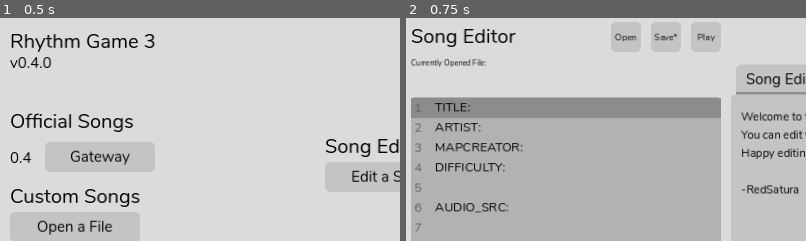
Above: before the commit, frames 1-2 (left to right).
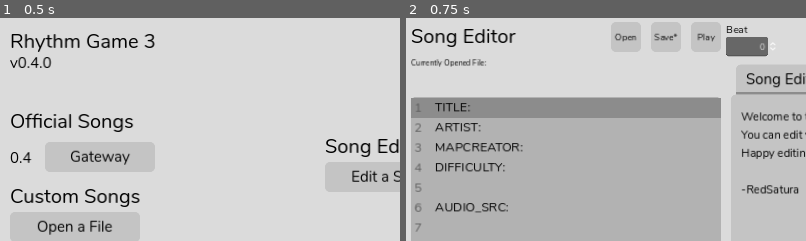
Above: after the commit, the same moments.

Repository: RedSatura/rhythm-game-3
Game: Godot game, scene res://scenes/title/title_screen.tscn
The game is run twice, just before and just after one commit, with the same random seed, the same clock (stepped at 60 frames per second) and the same inputs.
Inputs:
- Up to frame 1 (0.5 s): no input
- Up to frame 2 (0.75 s): click "Edit a Song" at 0.5 s
The pictures show only the part of the screen within x 0-50%, y 0-50%; the shares and areas given below are measured in that part.

Frame 1 is identical in both runs. In frame 2, 1.0% of the frame differs, in the area x 80-93%, y 3-18%.

Commit message:
add song editor play from beat

Diff:
--- a/scenes/conductor/conductor.gd
+++ b/scenes/conductor/conductor.gd
@@ -14,6 +14,8 @@
 var song_position_in_beats: int = 0
 var seconds_per_beat: float = 60.0 / bpm
 var last_reported_beat: int = 0
+
+var beat_starting_position: int = 0
 
 @export var song_beat_delay: int = 0
 
@@ -32,6 +34,7 @@
 @onready var master_bus: int = AudioServer.get_bus_index("Master")
 
 func _ready() -> void:
+	song_position_in_beats = 0
 	seconds_per_beat = 60.0 / (bpm * beat_mode)
 	current_beat_in_measure = starting_beat_in_measure
 	#kept here for reference purposes
@@ -84,9 +87,12 @@
 	if stream:
 		#send out relevant song data
 		SignalHandler.emit_signal("get_song_length", stream.get_length())
-		play()
+		play(beat_starting_position * seconds_per_beat)
 	else:
 		SignalHandler.emit_signal("send_error", "No audio stream found!")
 
 func set_volume() -> void:
 	AudioServer.set_bus_volume_db(master_bus, linear_to_db(GlobalData.global_settings["master_volume"]))
+
+func stop_song() -> void:
+	pass
--- a/scenes/editor/song_editor.gd
+++ b/scenes/editor/song_editor.gd
@@ -1,6 +1,8 @@
 extends Node2D
 
 @export var highlighting_color: Color = Color.LIGHT_PINK
+
+@export var play_from_beat: int = 0
 
 @onready var code_edit: Node = $UI/CodeEdit
 @onready var song_picker: Node = $SongPicker
@@ -16,6 +18,8 @@
 
 @onready var messages_container: Node = $UI/ScrollContainer/MessagesContainer
 @onready var song_manager_viewport: Node = $UI/SongManagerViewport
+
+@onready var spinbox: Node = $UI/Play/SpinBox #spinbox for setting current beat in song
 
 var file: FileAccess = null
 var file_path: String = ""
@@ -37,6 +41,7 @@
 	SignalHandler.connect("update_editor_line_color", Callable(self, "update_editor_line_color"))
 	SignalHandler.connect("song_validated", Callable(self, "process_song_validation"))
 	SignalHandler.connect("beat_occured", Callable(self, "process_beat"))
+	SignalHandler.connect("song_started", Callable(self, "song_started"))
 	$UI.theme = GlobalData.global_settings["theme"]
 	song_manager_viewport.visible = false
 	song_validator.highlighting_color = highlighting_color
@@ -69,6 +74,7 @@
 			currently_opened.text = "Currently Opened File:\n" + str(path)
 			save_button.text = "Save"
 			code_edit.editable = true
+			spinbox.editable = true
 			play_button.text = "Play"
 			play_button_status = PlayButtonStatus.IDLE
 			SignalHandler.emit_signal("send_message", "Successfully opened file.")
@@ -91,6 +97,7 @@
 			code_edit.editable = true
 			open_button.disabled = false
 			save_button.disabled = false
+			spinbox.editable = true
 			play_button.text = "Play"
 			play_button_status = PlayButtonStatus.IDLE
 			song_manager.stop_song()
@@ -114,6 +121,7 @@
 	code_edit.editable = false
 	open_button.disabled = true
 	save_button.disabled = true
+	spinbox.editable = false
 	play_button.text = "Stop"
 	play_button_status = PlayButtonStatus.PLAYING
 	song_manager_viewport.visible = true
@@ -122,8 +130,8 @@
 	song_manager.current_line_in_file = current_line_in_file
 	song_manager.get_node("SongStartTimer").start()
 
-func process_beat(_pos: int) -> void:
-	update_editor_line_color(current_line_in_file, highlighting_color)
+func process_beat(pos: int) -> void:
+	update_editor_line_color(pos, highlighting_color)
 	current_line_in_file += 1
 
 func _on_new_song_saver_file_selected(path: String) -> void:
@@ -141,3 +149,9 @@
 	var message_display: Node = load("res://scenes/ui/message_display/message_display.tscn").instantiate()
 	messages_container.add_child(message_display)
 	message_display.update_message(0, message)
+
+func _on_spin_box_value_changed(value: float) -> void:
+	SignalHandler.emit_signal("update_starting_song_beat", value)
+
+func song_started() -> void:
+	clear_highlights()
--- a/scenes/editor/song_editor.tscn
+++ b/scenes/editor/song_editor.tscn
@@ -12,15 +12,15 @@
 [sub_resource type="Shortcut" id="Shortcut_j002f"]
 events = [SubResource("InputEventAction_yfhqm")]
 
+[sub_resource type="StyleBoxEmpty" id="StyleBoxEmpty_jn6ve"]
+
+[sub_resource type="StyleBoxEmpty" id="StyleBoxEmpty_oule7"]
+
+[sub_resource type="StyleBoxEmpty" id="StyleBoxEmpty_meuqb"]
+
+[sub_resource type="StyleBoxEmpty" id="StyleBoxEmpty_n18v5"]
+
 [sub_resource type="StyleBoxEmpty" id="StyleBoxEmpty_5agte"]
-
-[sub_resource type="StyleBoxEmpty" id="StyleBoxEmpty_meuqb"]
-
-[sub_resource type="StyleBoxEmpty" id="StyleBoxEmpty_n18v5"]
-
-[sub_resource type="StyleBoxEmpty" id="StyleBoxEmpty_oule7"]
-
-[sub_resource type="StyleBoxEmpty" id="StyleBoxEmpty_jn6ve"]
 
 [node name="SongEditor" type="Node2D"]
 script = ExtResource("1_m8jub")
@@ -127,7 +127,6 @@
 text = "Play"
 
 [node name="From Beat" type="Label" parent="UI/Play"]
-visible = false
 layout_mode = 0
 offset_left = 56.0
 offset_right = 96.0
@@ -136,13 +135,12 @@
 text = "Beat"
 
 [node name="SpinBox" type="SpinBox" parent="UI/Play"]
-visible = false
 layout_mode = 0
 offset_left = 56.0
 offset_top = 24.0
-offset_right = 127.125
-offset_bottom = 52.0
-max_value = 9999.0
+offset_right = 139.062
+offset_bottom = 55.0
+max_value = 10000.0
 rounded = true
 alignment = 2
 
@@ -154,6 +152,7 @@
 offset_bottom = 432.0
 focus_neighbor_left = NodePath("../Play")
 focus_neighbor_bottom = NodePath(".")
+current_tab = 0
 
 [node name="Song Editor" type="TabBar" parent="UI/Help"]
 layout_mode = 2
@@ -163,6 +162,7 @@
 focus_neighbor_bottom = NodePath(".")
 focus_next = NodePath("../Song Format")
 focus_previous = NodePath("../../Play")
+metadata/_tab_index = 0
 
 [node name="Label" type="Label" parent="UI/Help/Song Editor"]
 layout_mode = 0
@@ -186,6 +186,7 @@
 focus_neighbor_bottom = NodePath("ScrollContainer")
 focus_next = NodePath("../Headers")
 focus_previous = NodePath("../Song Editor")
+metadata/_tab_index = 1
 
 [node name="ScrollContainer" type="ScrollContainer" parent="UI/Help/Song Format"]
 layout_mode = 0
@@ -227,6 +228,7 @@
 focus_neighbor_bottom = NodePath("ScrollContainer")
 focus_next = NodePath("../Commands")
 focus_previous = NodePath("../Song Format")
+metadata/_tab_index = 2
 
 [node name="ScrollContainer" type="ScrollContainer" parent="UI/Help/Headers"]
 layout_mode = 0
@@ -279,6 +281,7 @@
 focus_neighbor_top = NodePath("../../TitleScreen")
 focus_neighbor_right = NodePath("../../TitleScreen")
 focus_neighbor_bottom = NodePath(".")
+metadata/_tab_index = 3
 
 [node name="ScrollContainer" type="ScrollContainer" parent="UI/Help/Commands"]
 layout_mode = 0
@@ -317,11 +320,11 @@
 offset_left = 1216.0
 offset_right = 1280.0
 offset_bottom = 64.0
-theme_override_styles/normal = SubResource("StyleBoxEmpty_5agte")
+theme_override_styles/focus = SubResource("StyleBoxEmpty_jn6ve")
+theme_override_styles/disabled = SubResource("StyleBoxEmpty_oule7")
 theme_override_styles/hover = SubResource("StyleBoxEmpty_meuqb")
 theme_override_styles/pressed = SubResource("StyleBoxEmpty_n18v5")
-theme_override_styles/disabled = SubResource("StyleBoxEmpty_oule7")
-theme_override_styles/focus = SubResource("StyleBoxEmpty_jn6ve")
+theme_override_styles/normal = SubResource("StyleBoxEmpty_5agte")
 icon = ExtResource("5_xkohr")
 icon_alignment = 1
 expand_icon = true
@@ -397,6 +400,7 @@
 [connection signal="pressed" from="UI/Open" to="." method="_on_open_pressed"]
 [connection signal="pressed" from="UI/Save" to="." method="_on_save_pressed"]
 [connection signal="pressed" from="UI/Play" to="." method="_on_play_pressed"]
+[connection signal="value_changed" from="UI/Play/SpinBox" to="." method="_on_spin_box_value_changed"]
 [connection signal="pressed" from="UI/TitleScreen" to="." method="_on_title_screen_pressed"]
 [connection signal="file_selected" from="SongPicker" to="." method="_on_song_picker_file_selected"]
 [connection signal="file_selected" from="NewSongSaver" to="." method="_on_new_song_saver_file_selected"]
--- a/scenes/note_lane/note_lane.gd
+++ b/scenes/note_lane/note_lane.gd
@@ -2,6 +2,7 @@
 
 @export var lane_position: String = "LEFT"
 @export var auto_mode: bool = false
+@export var in_editor: bool = false
 
 @export var perfect_color: Color = Color.MAGENTA
 @export var good_color: Color = Color(1.0, 0.549, 0.784)
@@ -68,11 +69,13 @@
 	if current_note != null:
 		if good:
 			SignalHandler.emit_signal("note_hit", "GOOD")
-			hit_feedback_background.material.set_shader_parameter("background_color", good_color)
+			if !in_editor:
+				hit_feedback_background.material.set_shader_parameter("background_color", good_color)
 			fade_feedback_background()
 		elif perfect:
 			SignalHandler.emit_signal("note_hit", "PERFECT")
-			hit_feedback_background.material.set_shader_parameter("background_color", perfect_color)
+			if !in_editor:
+				hit_feedback_background.material.set_shader_parameter("background_color", perfect_color)
 			fade_feedback_background()
 		current_note.queue_free()
 		current_note = null
@@ -130,7 +133,8 @@
 
 func _on_area_2d_area_entered(_area: Area2D) -> void:
 	SignalHandler.emit_signal("note_hit", "MISS")
-	hit_feedback_background.material.set_shader_parameter("background_color", miss_color)
+	if !in_editor:
+		hit_feedback_background.material.set_shader_parameter("background_color", miss_color)
 	fade_feedback_background()
 
 func fade_feedback_background() -> void:
--- a/scenes/song_manager/song_manager.gd
+++ b/scenes/song_manager/song_manager.gd
@@ -13,11 +13,15 @@
 
 @onready var song_start_timer: Node = $SongStartTimer
 
+@export var current_set_beat: int = 0
+
 var disabled: bool = false
 
 var current_line_in_file: int = 0
+var line_read_offset: int = 0
 
 func _ready() -> void:
+	SignalHandler.connect("update_starting_song_beat", Callable(self, "update_starting_song_beat"))
 	SignalHandler.connect("beat_occured", Callable(self, "process_beat"))
 	if !in_editor:
 		song_start_timer.start()
@@ -36,8 +40,8 @@
 	conductor.starting_beat_in_measure = GlobalData.song_info["starting_beat_in_measure"]
 	if !disabled && conductor.stream:
 		conductor.play_song()
-		print(conductor.seconds_per_beat)
 		SignalHandler.emit_signal("send_message", "Playing!")
+		SignalHandler.emit_signal("song_started")
 
 func setup_file() -> void:
 	if in_editor:
@@ -52,6 +56,10 @@
 			current_line_in_file += 1
 			if line_content == "SONG_START":
 				break
+
+	for x: int in line_read_offset:
+		file.get_line()
+		current_line_in_file += 1
 
 func end_song() -> void:
 	var tween: Tween = get_tree().create_tween()
@@ -137,3 +145,7 @@
 
 func _on_song_start_timer_timeout() -> void:
 	start_song()
+
+func update_starting_song_beat(beat: int) -> void:
+	conductor.beat_starting_position = beat
+	line_read_offset = beat
--- a/scripts/signal handler/signal_handler.gd
+++ b/scripts/signal handler/signal_handler.gd
@@ -5,6 +5,7 @@
 signal song_validated
 
 #song statuses
+signal song_started
 signal song_ended
 
 #file statuses
@@ -41,6 +42,7 @@
 
 #song editor
 signal update_editor_line_color(line: int, color: Color)
+signal update_starting_song_beat(beat: int)
 
 #themes
 signal change_theme(theme: Theme)
Not shown: 1 places in scenes/editor/song_editor.tscn that only renumber resources
